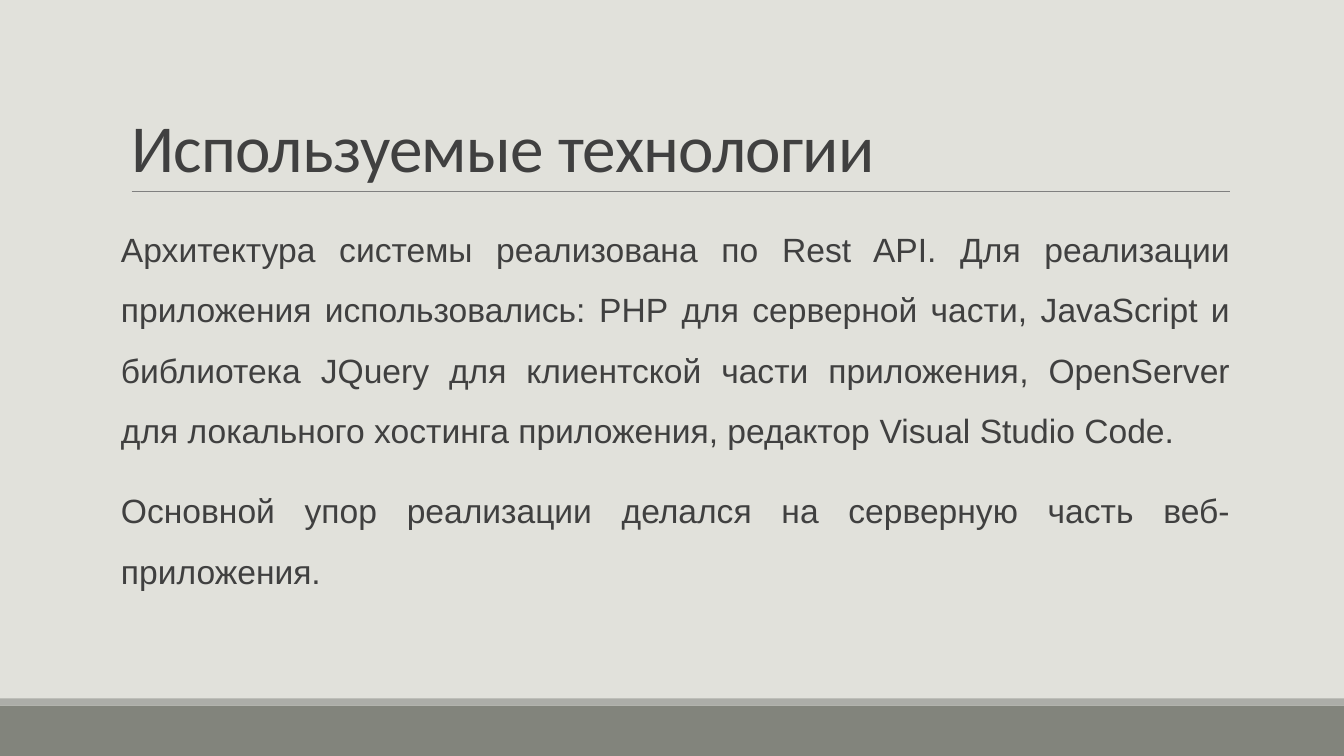
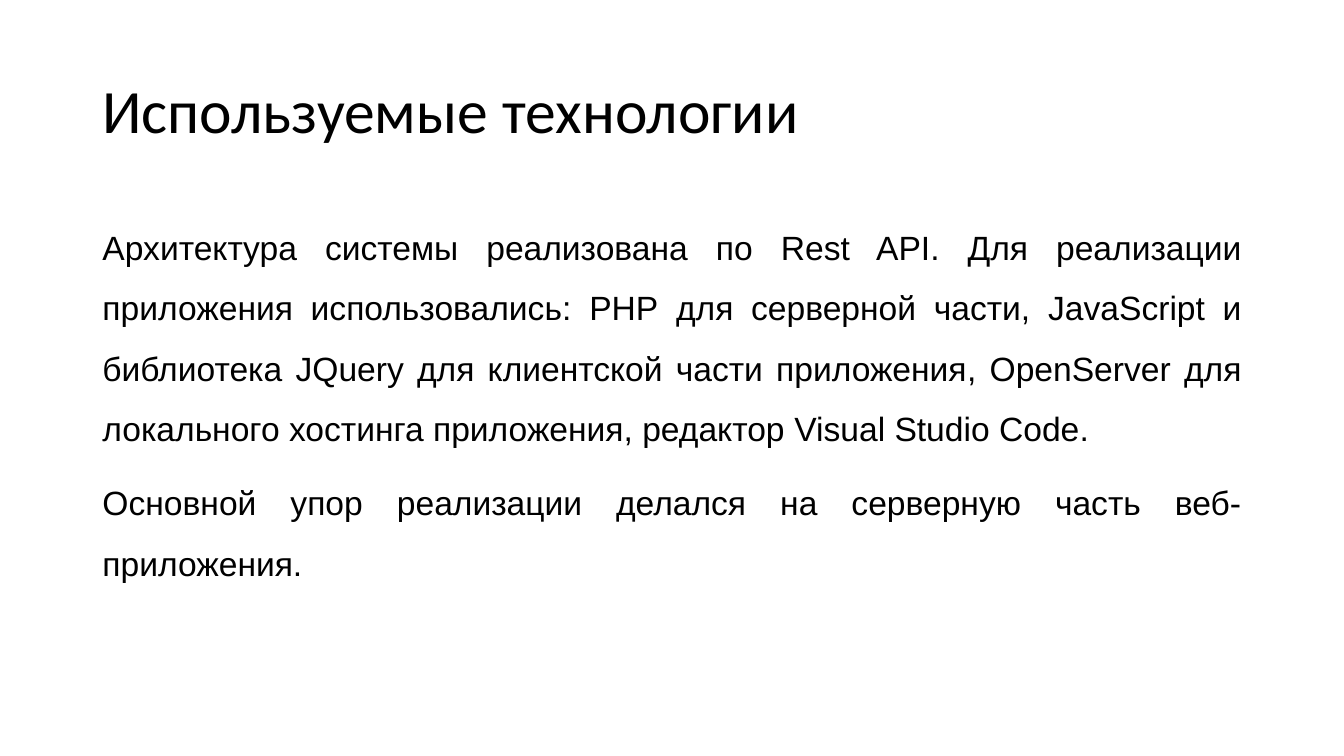
Before and after one commit to H3LLG0/Cursovoi, a slide deck: slide 5 of DOCS/презентация к карсовому проекту.pptx. Drawn at 1344x756 pixels with LibreOffice and Linux fonts; fonts in the diff are those of the drawing. Boxes give left, top, right and bottom in pixels: in the first picture for what was removed or moved away, otherwise in the second. Text is boxed around its words. In the diff, an @@ line names an element or a change of style, - is before the commit and + after.

```diff
--- a/DOCS/презентация к карсовому проекту.pptx
+++ b/DOCS/презентация к карсовому проекту.pptx
@@ background #E1E1DB to #FFFFFF @@
@@ title "Используемые технологии": place and size @@
-title "Используемые технологии" at (131, 129, 875, 183)
+title "Используемые технологии" at (102, 93, 798, 143)
@@ title "Используемые технологии" at (102, 93, 798, 143): size 48 to 44 pt, text colour #404040 to #000000, letter spacing -0.5 to 0 pt; line spacing 0.85 to 0.9; vertical alignment bottom to middle @@
@@ text "Архитектура системы реализована по Rest ...": place and size @@
-text "Архитектура системы реализована по Rest ..." at (121, 239, 1230, 591)
+text "Архитектура системы реализована по Rest ..." at (102, 237, 1242, 522)
@@ text "Архитектура системы реализована по Rest ..." at (102, 237, 1242, 522): text colour #404040 to #000000; less space between paragraphs @@
@@ line removed from (132, 192) to (1231, 192) @@
@@ rectangle removed at (0, 706, 1344, 756) @@
@@ rectangle removed at (0, 699, 1344, 706) @@
```
Also in this commit, not shown: 12 other slides changed, 1 slide added, 1 slide removed, 16 other files.
